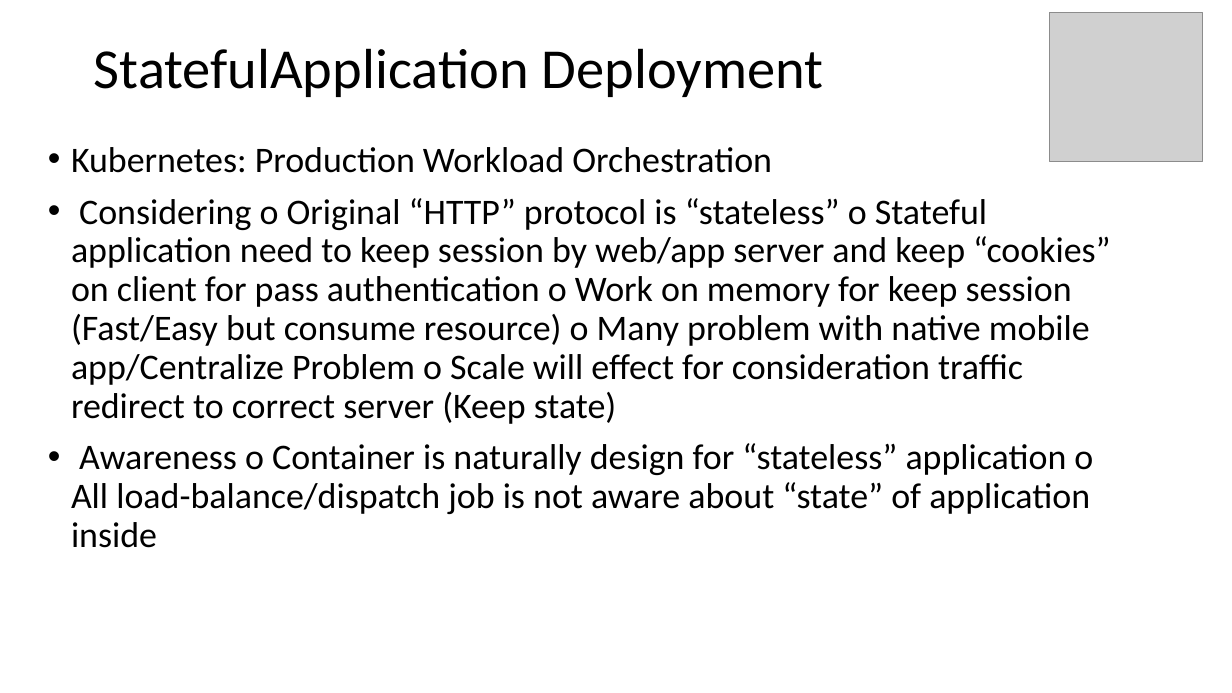
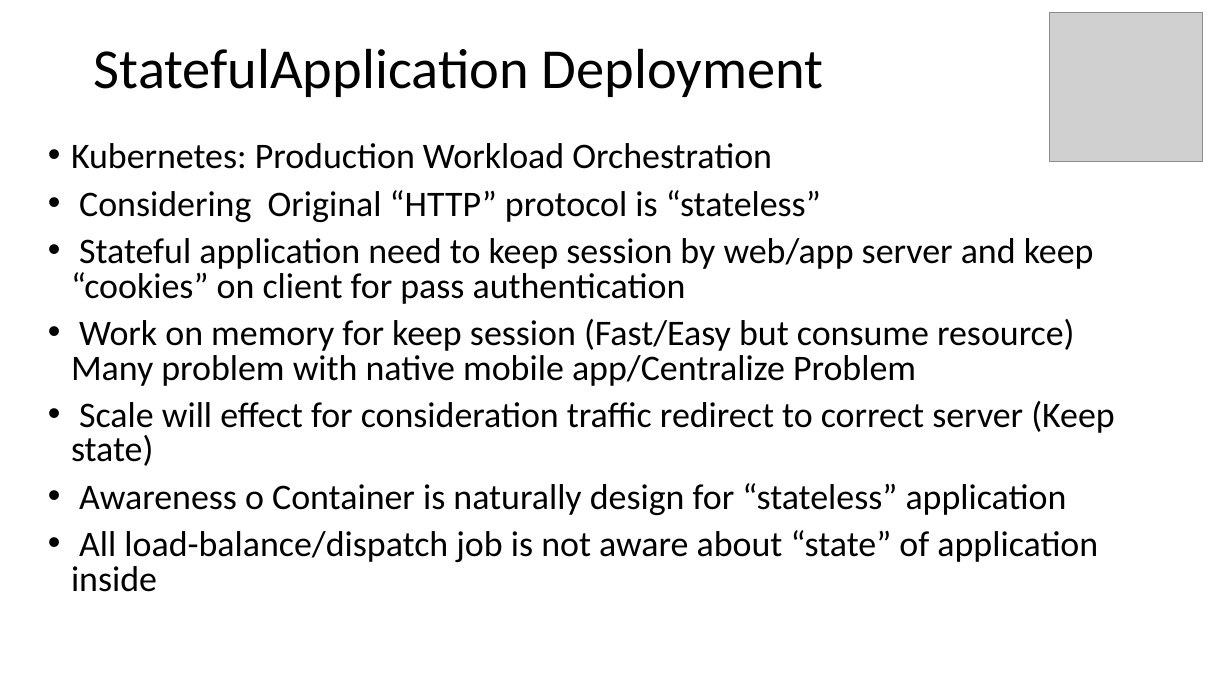
Before and after one commit to MohanRamadoss/kubernetes, a slide deck: slide 4 of 20-statefull and stateless/Statefull.pptx. Drawn at 1232x693 pixels with LibreOffice and Linux fonts; fonts in the diff are those of the drawing; grey boxes stand for pictures. Boxes give left, top, right and bottom in pixels: in the first picture for what was removed or moved away, otherwise in the second. Text is boxed around its words. In the diff, an @@ line names an element or a change of style, - is before the commit and + after.

```diff
--- a/20-statefull and stateless/Statefull.pptx
+++ b/20-statefull and stateless/Statefull.pptx
@@ text at (71,143,772,169): line spacing 0.9 to 0.8 @@
@@ text at (71,190,1114,592): text changed @@
-• Considering o Original “HTTP” protocol is “stateless” o Stateful application need to keep session by web/app server and keep “cookies” on client for pass authentication o Work on memory for keep session (Fast/Easy but consume resource) o Many problem with native mobile app/Centralize Problem o Scale will effect for consideration traffic redirect to correct server (Keep state)
-• Awareness o Container is naturally design for “stateless” application o All load-balance/dispatch job is not aware about “state” of application inside
+• Considering Original “HTTP” protocol is “stateless”
+• Stateful application need to keep session by web/app server and keep “cookies” on client for pass authentication
+• Work on memory for keep session (Fast/Easy but consume resource) Many problem with native mobile app/Centralize Problem
+• Scale will effect for consideration traffic redirect to correct server (Keep state)
+• Awareness o Container is naturally design for “stateless” application
+• All load-balance/dispatch job is not aware about “state” of application inside
```
Also in this commit, not shown: 1 slide added, 1 slide removed, 13 other files.
